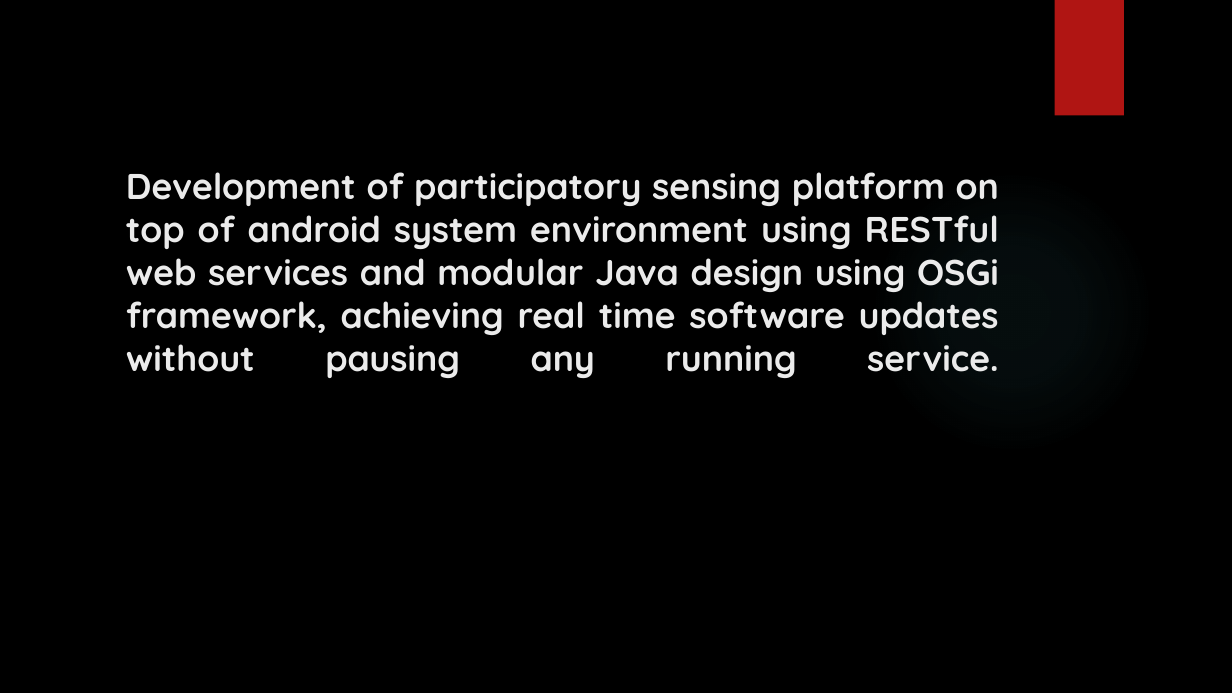
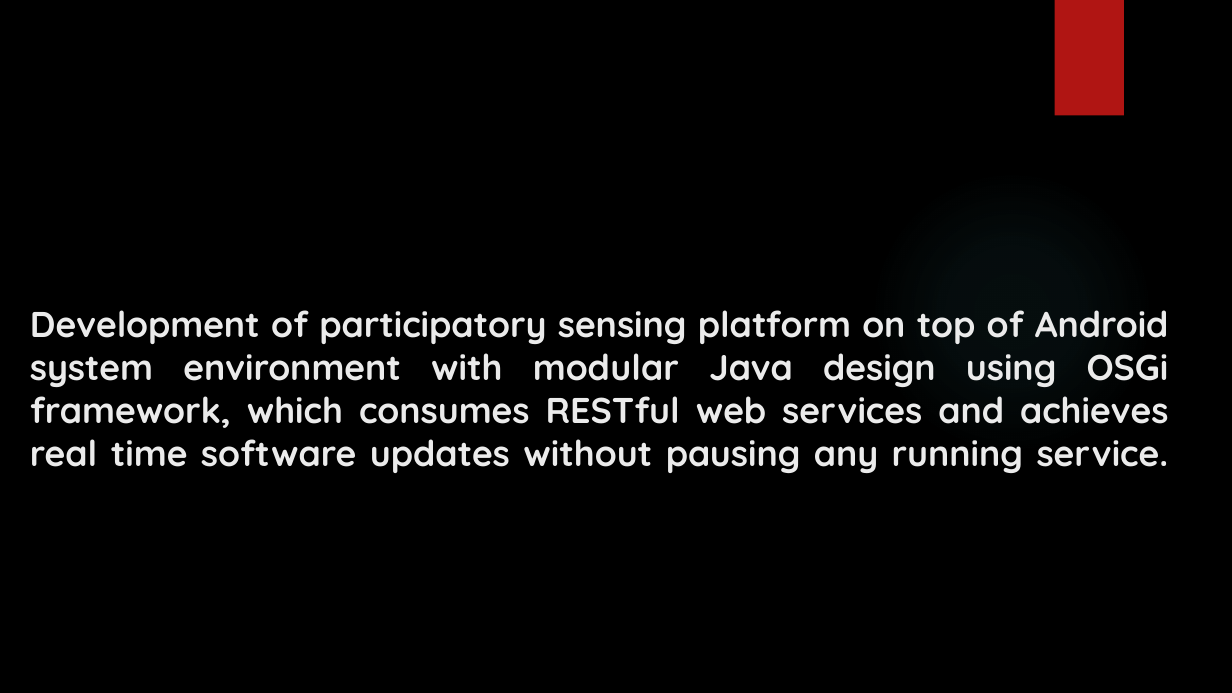
Before and after one commit to theodosiac/Participatory-Sensing-Platform, a slide deck: slide 1 of report.pptx. Drawn at 1232x693 pixels with LibreOffice and Linux fonts; fonts in the diff are those of the drawing; background and template pictures are left out. Boxes give left, top, right and bottom in pixels: in the first picture for what was removed or moved away, otherwise in the second. Text is boxed around its words. In the diff, an @@ line names an element or a change of style, - is before the commit and + after.

```diff
--- a/report.pptx
+++ b/report.pptx
@@ title at [30,310,1169,473]: text changed @@
-Development of participatory sensing platform on top of android system environment using RESTful web services and modular Java design using OSGi framework, achieving real time software updates without pausing any running service.
+Development of participatory sensing platform on top of Android system environment with modular Java design using OSGi framework, which consumes RESTful web services and achieves real time software updates without pausing any running service.
```
Also in this commit, not shown: 2 other slides changed.
